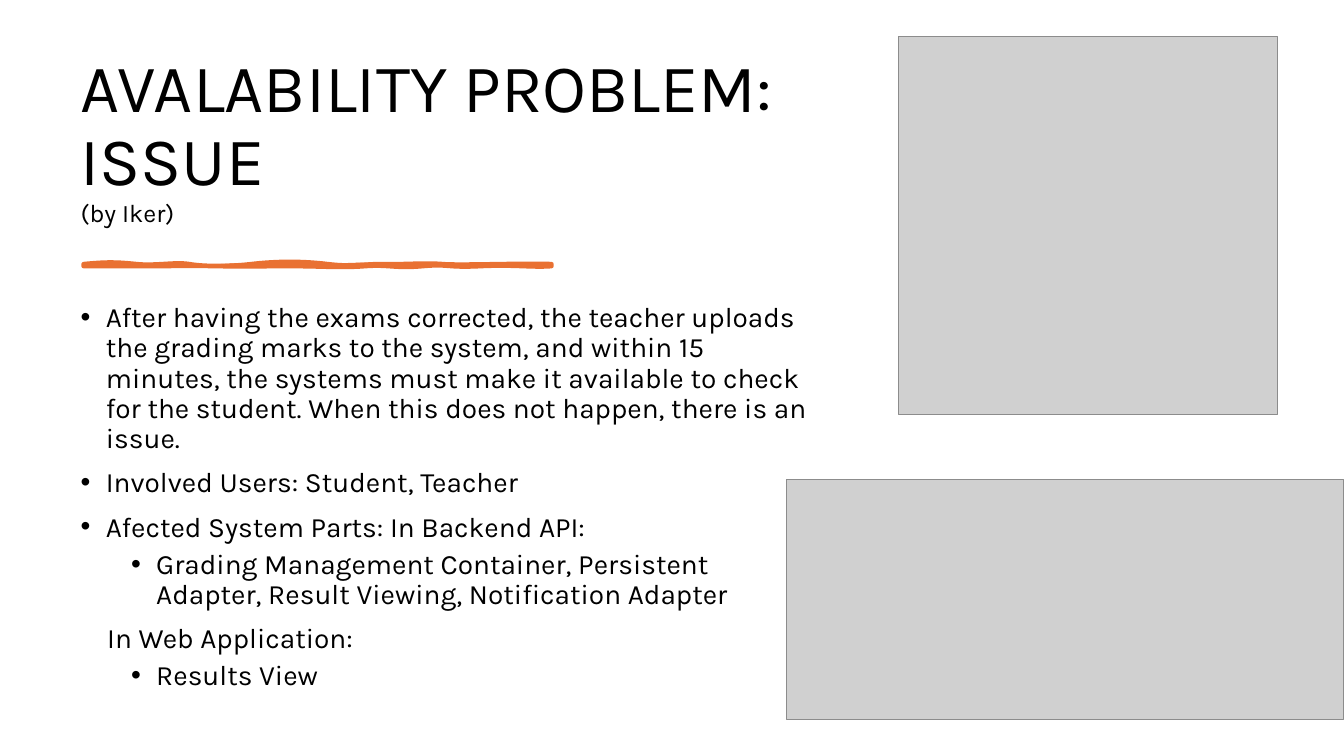
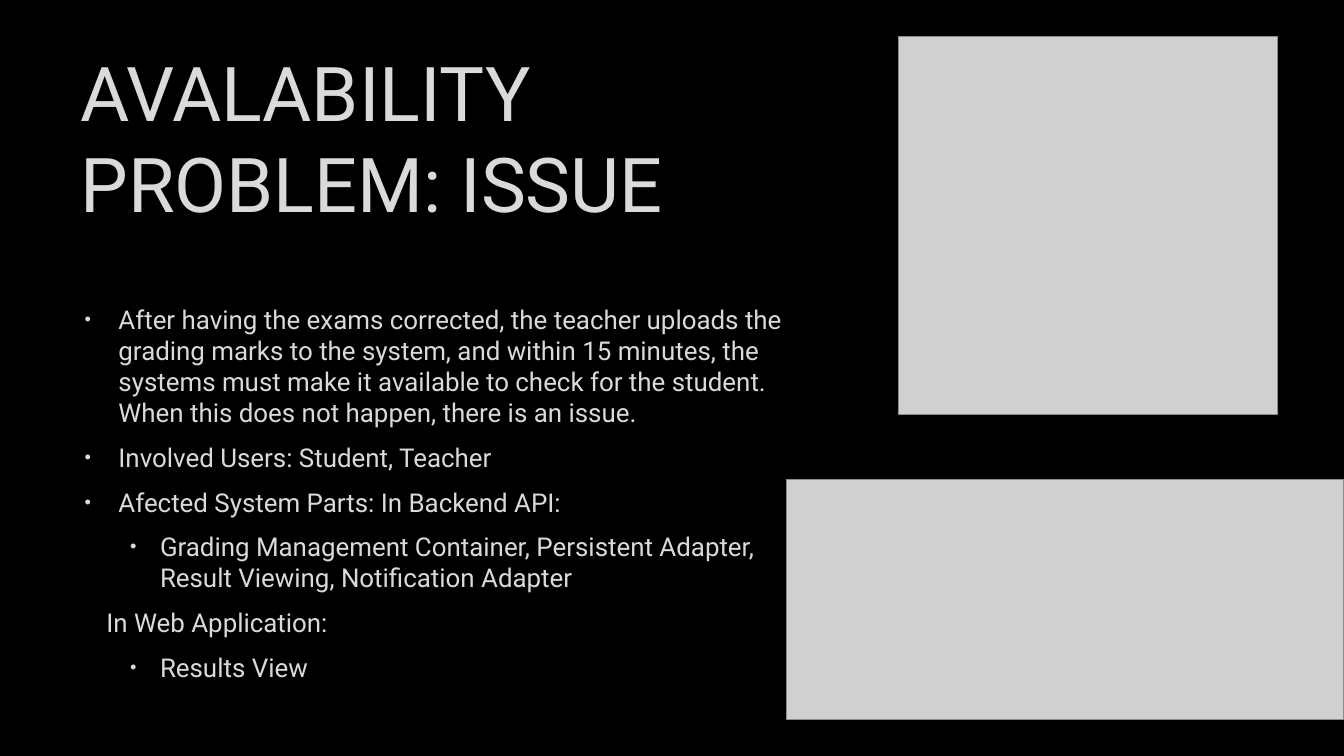
Before and after one commit to mayembe-martin/software_architecture_schedules, a slide deck: slide 4 of M2/Presentation_Qualities.pptx. Drawn at 1344x756 pixels with LibreOffice and Linux fonts; fonts in the diff are those of the drawing; grey boxes stand for pictures. Boxes give left, top, right and bottom in pixels: in the first picture for what was removed or moved away, otherwise in the second. Text is boxed around its words. In the diff, an @@ line names an element or a change of style, - is before the commit and + after.

```diff
--- a/M2/Presentation_Qualities.pptx
+++ b/M2/Presentation_Qualities.pptx
@@ background #FFFFFF to #000000 @@
@@ title at [81, 67, 663, 213]: text changed; size 48.6 to 54 pt; font Karla to Roboto; text colour #000000 to #DADADA @@
-AVALABILITY PROBLEM: ISSUE
-(by Iker)
+AVALABILITY PROBLEM: ISSUE
@@ freeform shape removed at [84, 264, 552, 266] @@
@@ text "After having the exams corrected, ..." at [106, 309, 781, 678]: size 20 to 18.5 pt, font Karla to Roboto, text colour #000000 to #DADADA, letter outline none to #404040 0.75 pt; indent changed; line spacing 0.9 to 1; more space between paragraphs @@
```
Also in this commit, not shown: 18 other slides changed, 4 slides added, 1 slide removed.
